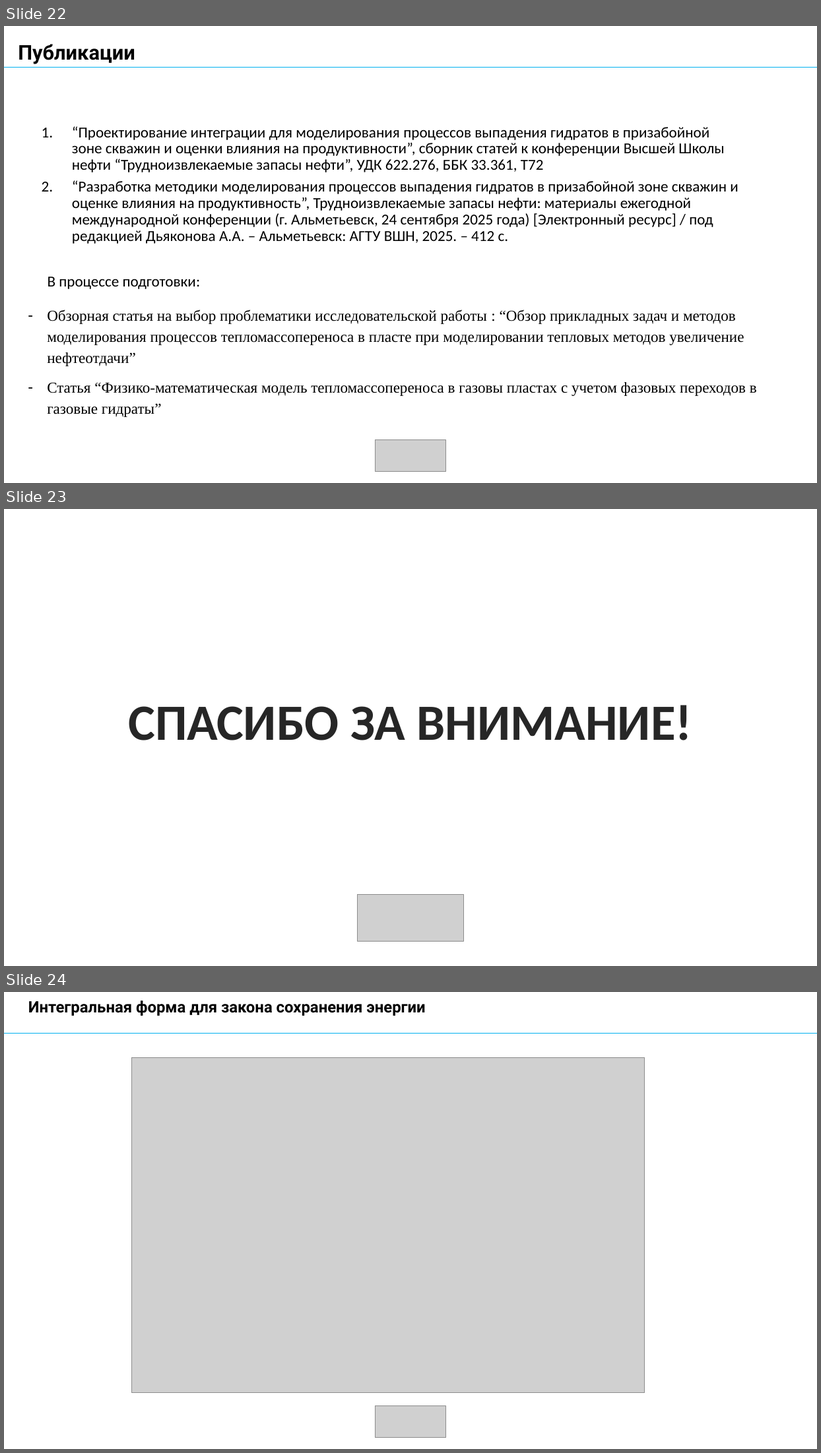
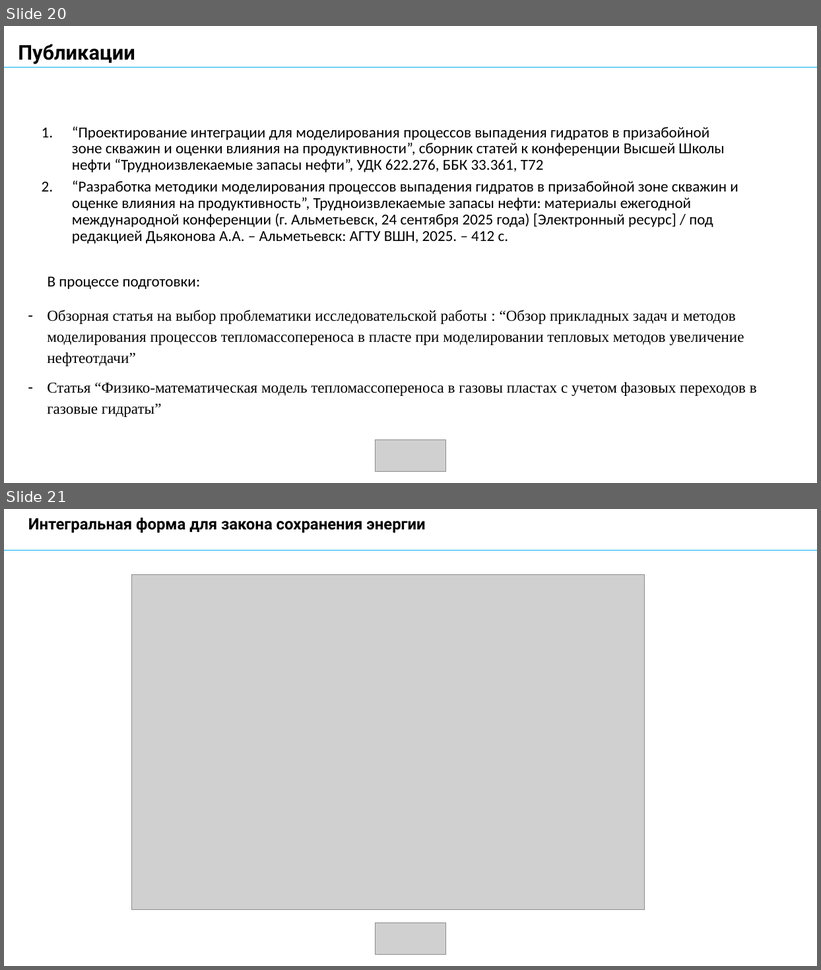
Before and after one commit to AlxndrKlbk/PhD_scriptorium, a slide deck: my_articles/3_course/автореферат/Kolbeko_AB.pptx. Shown one above the other, each under a label of ours: slides 22, 23 and 24 before the commit, slides 20 and 21 after it. The pictures are 821x1453 and 821x970 pixels, drawn with LibreOffice and Linux fonts; fonts in the diff are those of the drawing; grey boxes stand for pictures; background and template pictures are left out. Boxes give left, top, right and bottom in pixels: in the first picture for what was removed or moved away, otherwise in the second. Text is boxed around its words. In the diff, an @@ line names an element or a change of style, - is before the commit and + after.

```diff
--- a/my_articles/3_course/автореферат/Kolbeko_AB.pptx
+++ b/my_articles/3_course/автореферат/Kolbeko_AB.pptx
@@ slide 23 removed at box(4, 509, 817, 966), background picture (left out) @@
@@ text removed at box(129, 705, 692, 741) @@
-СПАСИБО ЗА ВНИМАНИЕ!
@@ picture removed at box(357, 894, 464, 941) @@
@@ what was slide 22 is now slide 20 @@
@@ what was slide 24 is now slide 21 @@
```
Also in this commit, not shown: 7 slides changed, 2 other slides removed.
